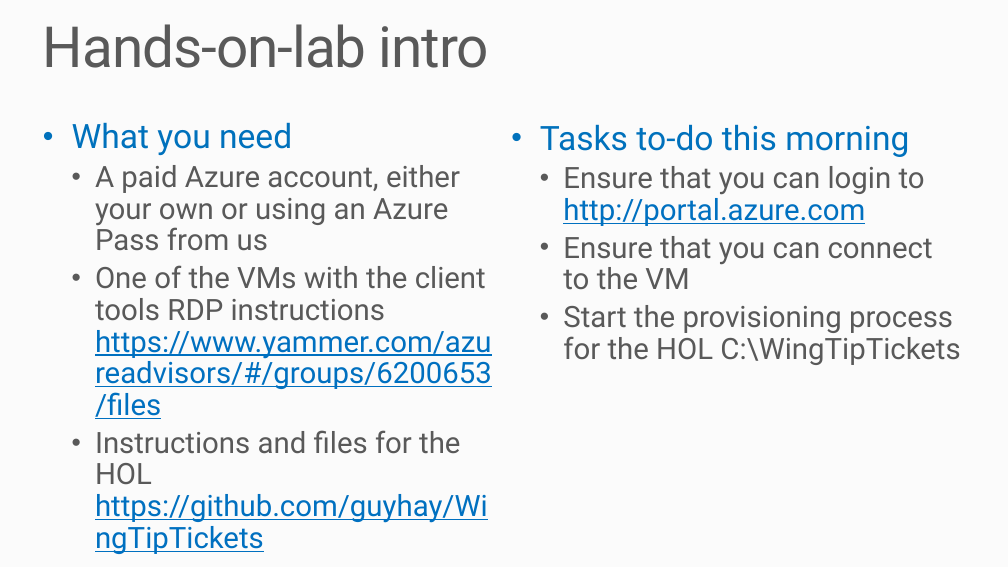
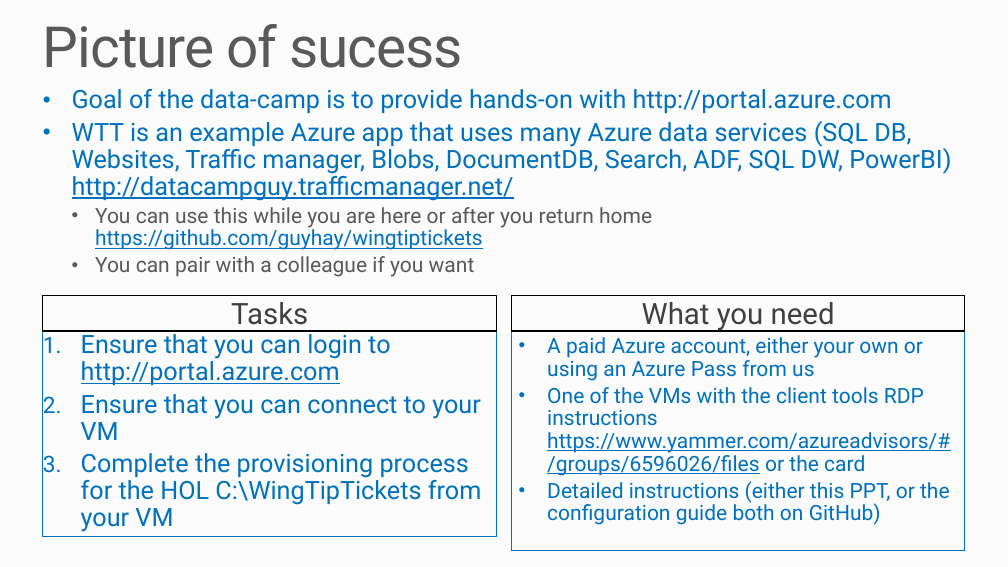
Before and after one commit to microsoft/WingTipTickets, a slide deck: slide 5 of Azure SQL Database - WingTipTickets HOL introduction and roadmap v2 2.pptx (slide 2 before the commit). Drawn at 1008x567 pixels with LibreOffice and Linux fonts; fonts in the diff are those of the drawing. Boxes give left, top, right and bottom in pixels: in the first picture for what was removed or moved away, otherwise in the second. Text is boxed around its words. In the diff, an @@ line names an element or a change of style, - is before the commit and + after.

```diff
--- a/Azure SQL Database - WingTipTickets HOL introduction and roadmap v2 2.pptx
+++ b/Azure SQL Database - WingTipTickets HOL introduction and roadmap v2 2.pptx
@@ title at (43, 24, 463, 68): text changed @@
-Hands-on-lab intro
+Picture of sucess
@@ text added at (72, 89, 951, 277), 24 pt, text gradient #0071BC to #00558D @@
+• Goal of the data-camp is to provide hands-on with http://portal.azure.com
+• WTT is an example Azure app that uses many Azure data services (SQL DB, Websites, Traffic manager, Blobs, DocumentDB, Search, ADF, SQL DW, PowerBI) http://datacampguy.trafficmanager.net/
+  • You can use this while you are here or after you return home https://github.com/guyhay/wingtiptickets
+  • You can pair with a colleague if you want
@@ text removed at (72, 122, 492, 523) @@
-• What you need
-  • A paid Azure account, either your own or using an Azure Pass from us
-  • One of the VMs with the client tools RDP instructions https://www.yammer.com/azureadvisors/#/groups/6200653/files
-  • Instructions and files for the HOL https://github.com/guyhay/WingTipTickets
@@ text removed at (540, 124, 960, 365) @@
-• Tasks to-do this morning
-  • Ensure that you can login to http://portal.azure.com
-  • Ensure that you can connect to the VM
-  • Start the provisioning process for the HOL C:\WingTipTickets
@@ rectangle added at (43, 296, 497, 331), outline #000000 1 pt, 28 pt, text gradient #404040 to #595959 @@
+Tasks
@@ rectangle added at (511, 296, 965, 331), outline #000000 1 pt, 28 pt, text gradient #404040 to #595959 @@
+What you need
@@ rectangle added at (43, 332, 497, 537), outline #0071BC 0.75 pt, 24 pt, text gradient #0071BC to #00558D @@
+1. Ensure that you can login to http://portal.azure.com
+2. Ensure that you can connect to your VM
+3. Complete the provisioning process for the HOL C:\WingTipTickets from your VM
@@ rectangle added at (511, 332, 965, 551), outline #0071BC 0.75 pt, 20 pt, text gradient #0071BC to #00558D @@
+• A paid Azure account, either your own or using an Azure Pass from us
+• One of the VMs with the client tools RDP instructions https://www.yammer.com/azureadvisors/#/groups/6596026/files or the card
+• Detailed instructions (either this PPT, or the configuration guide both on GitHub)
```
Also in this commit, not shown: 5 other slides changed, 2 slides added, 2 slides removed, 3 other files.
